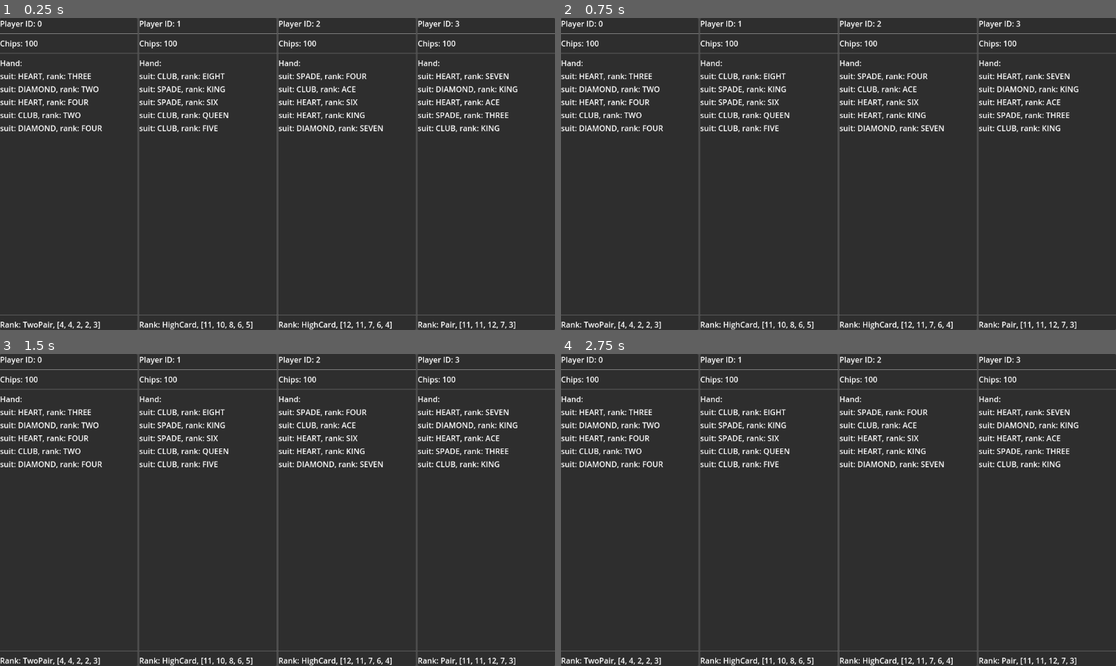
Above: before the commit, frames 1-4 (two rows, left to right).
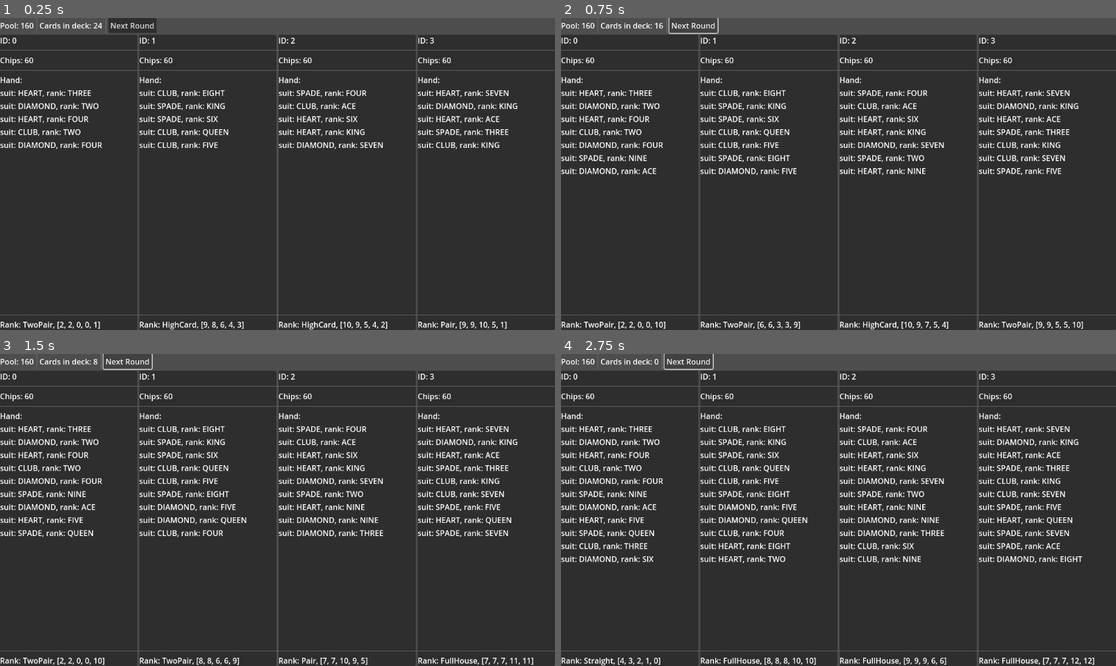
Above: after the commit, the same moments.

Repository: tofimega/ghost-poker
Game: Godot game, scene res://scenes/debug_frontend/debug_frontend.tscn
Same seed, same stepped clock (60 frames per second), same inputs: the game is played once before the commit and once after it.
Inputs (mouse positions are in pixels of both pictures, inside the frame that each line leads up to):
- Up to frame 1 (0.25 s): no input
- Up to frame 2 (0.75 s): click (694, 24) at 0.5 s, where only the run after the commit has a clickable "Next Round"
- Up to frame 3 (1.5 s): click (133, 360) at 1.25 s, where only the run after the commit has a clickable "Next Round"
- Up to frame 4 (2.75 s): click (688, 360) at 2 s, where only the run after the commit has a clickable "Next Round"

The runs differ from the first frame. In frame 1, 13% of the frame differs, in the area x 0-100%, y 0-100%; in frame 2, 14%; in frame 3, 16%; in frame 4, 17%.

Commit message:
rounds n winners

Diff:
--- a/scenes/debug_frontend/debug_frontend.gd
+++ b/scenes/debug_frontend/debug_frontend.gd
@@ -2,6 +2,11 @@
 extends Control
 
 @onready var players: HBoxContainer = $Players
+@onready var pool: Label = $HBoxContainer/Pool
+@onready var deck: Label = $HBoxContainer/Deck
+
+
+
 const PLAYER_STATUS = preload("res://scenes/debug_frontend/player_status/player_status.tscn")
 
 func _ready():
@@ -9,3 +14,13 @@
 		var player_status: PlayerStatus= PLAYER_STATUS.instantiate()
 		player_status.player_id=i
 		players.add_child(player_status)
+	pool.text="Pool: "+str(PokerEngine.pool)
+	deck.text="Cards in deck: "+str(PokerEngine.deck.size())
+	PokerEngine.next_round.connect(func():
+		pool.text="Pool: "+str(PokerEngine.pool)
+		deck.text="Cards in deck: "+str(PokerEngine.deck.size()))
+
+
+
+func _on_button_pressed() -> void:
+	PokerEngine.start_next_round()
--- a/scenes/debug_frontend/debug_frontend.tscn
+++ b/scenes/debug_frontend/debug_frontend.tscn
@@ -2,8 +2,7 @@
 
 [ext_resource type="Script" uid="uid://7f5amhs80h05" path="res://scenes/debug_frontend/debug_frontend.gd" id="1_f0kku"]
 
-[node name="DebugFrontend" type="Control"]
-layout_mode = 3
+[node name="DebugFrontend" type="VBoxContainer"]
 anchors_preset = 15
 anchor_right = 1.0
 anchor_bottom = 1.0
@@ -13,10 +12,27 @@
 size_flags_vertical = 3
 script = ExtResource("1_f0kku")
 
+[node name="HBoxContainer" type="HBoxContainer" parent="."]
+layout_mode = 2
+
+[node name="Pool" type="Label" parent="HBoxContainer"]
+layout_mode = 2
+
+[node name="VSeparator" type="VSeparator" parent="HBoxContainer"]
+layout_mode = 2
+
+[node name="Deck" type="Label" parent="HBoxContainer"]
+layout_mode = 2
+
+[node name="VSeparator2" type="VSeparator" parent="HBoxContainer"]
+layout_mode = 2
+
+[node name="Button" type="Button" parent="HBoxContainer"]
+layout_mode = 2
+text = "Next Round"
+
 [node name="Players" type="HBoxContainer" parent="."]
-layout_mode = 1
-anchors_preset = 15
-anchor_right = 1.0
-anchor_bottom = 1.0
-grow_horizontal = 2
-grow_vertical = 2
+layout_mode = 2
+size_flags_vertical = 3
+
+[connection signal="pressed" from="HBoxContainer/Button" to="." method="_on_button_pressed"]
--- a/scenes/debug_frontend/player_status/player_status.gd
+++ b/scenes/debug_frontend/player_status/player_status.gd
@@ -12,16 +12,18 @@
 var player_id: int = PokerEngine.PLAYER_COUNT+1
 
 func _ready():
-	player=weakref(PokerEngine.players[player_id])
+	player=weakref(PokerEngine.get_player(player_id))
+	PokerEngine.next_round.connect(_fetch_player_data)
 	_fetch_player_data()
 
 
 func _fetch_player_data():
-	player_id_label.text+=str(player_id)
-	chips.text+=str(player.get_ref().chips)
+	player_id_label.text="ID: "+str(player.get_ref().id)
+	chips.text="Chips: "+str(player.get_ref().chips)
+	for c in cards.get_children(): c.queue_free()
 	for c in player.get_ref().hand:
 		var card_label: Label = Label.new()
 		card_label.text="suit: "+str(Card.Suit.find_key(c.suit))+", "+"rank: "+str(Card.Rank.find_key(c.rank))
 		cards.add_child(card_label)
 	var a=PokerEngine.rank_hand(player.get_ref().hand)
-	rank.text+=Ranking.HandRank.find_key(a.hand_rank)+", "+ str(a.cards_rank) #a.cards_rank.map(func (r: Card.Rank): Card.Rank.find_key(r))
+	rank.text="Rank: "+Ranking.HandRank.find_key(a.hand_rank)+", "+ str(a.cards_rank) #a.cards_rank.map(func (r: Card.Rank): Card.Rank.find_key(r))
--- a/scenes/debug_frontend/player_status/player_status.tscn
+++ b/scenes/debug_frontend/player_status/player_status.tscn
@@ -51,4 +51,3 @@
 [node name="Rank" type="Label" parent="VBoxContainer"]
 layout_mode = 2
 text = "Rank: "
-autowrap_mode = 2
--- a/scripts/player.gd
+++ b/scripts/player.gd
@@ -5,3 +5,12 @@
 var hand: Array[Card] = []
 
 var chips: int = 0
+
+var id: int =-1
+
+@warning_ignore("shadowed_variable")
+func bet(bet: int)-> int:
+	bet=min(bet, chips)
+	chips-=bet
+	PokerEngine.pool+=bet
+	return bet
--- a/scripts/poker_engine.gd
+++ b/scripts/poker_engine.gd
@@ -1,51 +1,123 @@
 extends Node
 
-
+enum GameState{
+	CLOSED,
+	RUNNING,
+	TIE,
+	CONCLUSIVE
+
+}
+
+signal hand_dealt(player: Player)
+signal game_start
+signal next_round
+signal deck_empty
+signal game_over(result: GameState, winner)
 
 const PLAYER_COUNT: int = 4
 const STARING_HAND_SIZE: int = 5
+const CARDS_PER_ROUND: int = 2
 const STARING_CHIP_COUNT: int = 100
+const STARTING_ANTE: int = 40
 
 var players: Array[Player] = []
 
 var deck: Array[Card] = []
 
-
-func _ready(): _init_game_state()
-
-
-func deal_cards(player: Player, count: int):
+var pool: int=0
+
+var game_state: GameState=GameState.CLOSED
+
+func _ready()->void:
+	_init_game_state()
+	deck_empty.connect(showdown)
+
+
+func get_player(id: int)->Player:
+	var rt: Player=null
+
+	var i: int=players.find_custom(func(p: Player): return p.id==id)
+	if i>=0: rt=players[i]
+	return rt
+
+@warning_ignore_start("int_as_enum_without_cast")
+func showdown()->void:
+	print("Showdown!")
+	var winning_hand: Ranking = players.reduce(func(acc: Ranking, player: Player):
+		var rank: Ranking=rank_hand(player.hand)
+
+		if rank.hand_rank>acc.hand_rank || (rank.hand_rank==acc.hand_rank && rank.cards_rank>acc.cards_rank):
+			return rank
+		return acc
+
+		, Ranking.new(Ranking.HandRank.HighCard, [0,0,0,0,0]))
+
+	var winners: Array[Player]
+
+	for p in players:
+		var ranking: Ranking=rank_hand(p.hand)
+		if ranking.hand_rank==winning_hand.hand_rank && ranking.cards_rank==winning_hand.cards_rank:
+			winners.append(p)
+
+	if winners.size()==1:
+		game_state=GameState.CONCLUSIVE
+		game_over.emit(GameState.CONCLUSIVE, winners[0])
+		print("WINNER: "+str(winners[0].id))
+	else:
+		game_state=GameState.TIE
+		game_over.emit(GameState.TIE, winners)
+		print("TIE! "+str(winners.map(func(p: Player): return p.id)))
+
+func deal_cards(player: Player, count: int)->void:
 	for i in count:
-		if deck.is_empty(): return # TODO: signal empty deck
+		if deck.is_empty():
+			deck_empty.emit()
+			return
 		player.hand.append(deck.pop_back())
-
-
-func _clear_game_state():
+	hand_dealt.emit(player)
+	if deck.is_empty():
+			deck_empty.emit()
+
+
+func start_next_round()->void:
+	for p in players:
+		if deck.size()==0: break
+		deal_cards(p, CARDS_PER_ROUND)
+	next_round.emit()
+
+
+func _clear_game_state()->void:
 	players.clear()
 	deck.clear()
-
-
-func _init_game_state():
+	game_state=GameState.CLOSED
+
+
+func _init_game_state()->void:
 	for i in Card.Suit.size():
 		for j in Card.Rank.size():
 			deck.append(Card.new(i,j))
 
 	deck.shuffle()
-	for i in PLAYER_COUNT: players.append(Player.new())
+	for i in PLAYER_COUNT:
+		players.append(Player.new())
+		players[-1].id=i
 	for p in players:
 		deal_cards(p, STARING_HAND_SIZE)
 		p.chips=STARING_CHIP_COUNT
-
-
-func new_game():
+		p.bet(STARTING_ANTE)
+	game_state=GameState.RUNNING
+
+
+func new_game()->void:
 	_clear_game_state()
 	_init_game_state()
+	game_start.emit()
 
 
 func rank_hand(hand: Array[Card]) -> Ranking:
 	assert(hand.size()>=5)
 	var rankings: Array[Ranking] = []
-	@warning_ignore_start("int_as_enum_without_cast")
+
 	if hand.size()<5: return Ranking.new(0,[0,0,0,0,0])
 
 	var suits=[]
@@ -92,11 +164,11 @@
 			ranks[i+3]>0 and
 			ranks[i+4]>0):
 
-			var card_ranks: Array[Card.Rank] = [(ranks.size()-i)+1,
-												(ranks.size()-(i+1))+1,
-												(ranks.size()-(i+2))+1,
-												(ranks.size()-(i+3))+1,
-												(ranks.size()-(i+4))+1]
+			var card_ranks: Array[Card.Rank] = [(ranks.size()-i)-1,
+												(ranks.size()-(i+1))-1,
+												(ranks.size()-(i+2))-1,
+												(ranks.size()-(i+3))-1,
+												(ranks.size()-(i+4))-1]
 
 			rankings.append(Ranking.new(Ranking.HandRank.Straight, card_ranks))
 
@@ -104,35 +176,35 @@
 	if tkind_1>=0 and fkind_1>=0 and fhouse_3>=0:
 		var card_ranks: Array[Card.Rank]
 		card_ranks.resize(5)
-		for i in 3: card_ranks[i]=(ranks.size()-fhouse_3)+1
-		for i in range(3,4): card_ranks[i]=(ranks.size()-fkind_1)+1
-		card_ranks[4]=(ranks.size()-tkind_1)+1
+		for i in 3: card_ranks[i]=(ranks.size()-fhouse_3)-1
+		for i in range(3,4): card_ranks[i]=(ranks.size()-fkind_1)-1
+		card_ranks[4]=(ranks.size()-tkind_1)-1
 		rankings.append(Ranking.new(Ranking.HandRank.ThreeKind, card_ranks))
 
 	var tpair_2: int=ranks.find(2,fhouse_2+1)
 	if tpair_2>=0 and fkind_1>=0 and fhouse_2>=0:
 		var card_ranks: Array[Card.Rank]
 		card_ranks.resize(5)
-		for i in 2: card_ranks[i]=(ranks.size()-fhouse_2)+1
-		for i in range(2,4): card_ranks[i]=(ranks.size()-tpair_2)+1
-		card_ranks[4]=(ranks.size()-fkind_1)+1
+		for i in 2: card_ranks[i]=(ranks.size()-fhouse_2)-1
+		for i in range(2,4): card_ranks[i]=(ranks.size()-tpair_2)-1
+		card_ranks[4]=(ranks.size()-fkind_1)-1
 		rankings.append(Ranking.new(Ranking.HandRank.TwoPair, card_ranks))
 
 	var pair_1: int=ranks.find(1, tkind_1+1)
 	if pair_1>=0 and fkind_1>=0 and tkind_1>=0 and fhouse_2>=0:
 		var card_ranks: Array[Card.Rank]
 		card_ranks.resize(5)
-		for i in 2: card_ranks[i]=(ranks.size()-fhouse_2)+1
-		card_ranks[2]=(ranks.size()-fkind_1)+1
-		card_ranks[3]=(ranks.size()-tkind_1)+1
-		card_ranks[4]=(ranks.size()-pair_1)+1
+		for i in 2: card_ranks[i]=(ranks.size()-fhouse_2)-1
+		card_ranks[2]=(ranks.size()-fkind_1)-1
+		card_ranks[3]=(ranks.size()-tkind_1)-1
+		card_ranks[4]=(ranks.size()-pair_1)-1
 		rankings.append(Ranking.new(Ranking.HandRank.Pair, card_ranks))
 
 	var card_ranks: Array[Card.Rank]
 	for i in ranks.size():
 		for j in ranks[i]:
 			if card_ranks.size()>=5: break
-			card_ranks.append((ranks.size()-i)+1)
+			card_ranks.append((ranks.size()-i)-1)
 
 	rankings.append(Ranking.new(Ranking.HandRank.HighCard, card_ranks))
 
@@ -142,9 +214,12 @@
 
 func _rank_hand_with_flush(hand: Array[Card]) -> Ranking:
 	hand.sort_custom(func (left: Card, right: Card)->bool: return left.rank-right.rank>0)
-	var card_rank: Array[Card.Rank] = hand.map(func (c: Card):  return c.rank)
-
-	if card_rank.size()<5: return Ranking.new(Ranking.HandRank.HighCard,card_rank)
+	var card_rank: Array[Card.Rank]
+	card_rank.resize(hand.size())
+	for h in hand.size():
+		card_rank[h]=hand[h].rank
+
+	if card_rank.size()<5: return Ranking.new(Ranking.HandRank.HighCard,[0,0,0,0,0])
 
 	for i in card_rank.size()-4 :
 		if (card_rank[i+1]==card_rank[i]-1 and
@@ -156,8 +231,9 @@
 																	card_rank[i+2],
 																	card_rank[i+3],
 																	card_rank[i+4]])
-	card_rank.duplicate().resize(5)
-	return Ranking.new(Ranking.HandRank.Flush,card_rank)
+	var a=card_rank.duplicate()
+	a.resize(5)
+	return Ranking.new(Ranking.HandRank.Flush,a)
 
 
 func compare_hands(left: Array[Card], right: Array[Card]) -> int:
Renamed: ranking.gd -> scripts/ranking.gd
Renamed: ranking.gd.uid -> scripts/ranking.gd.uid
